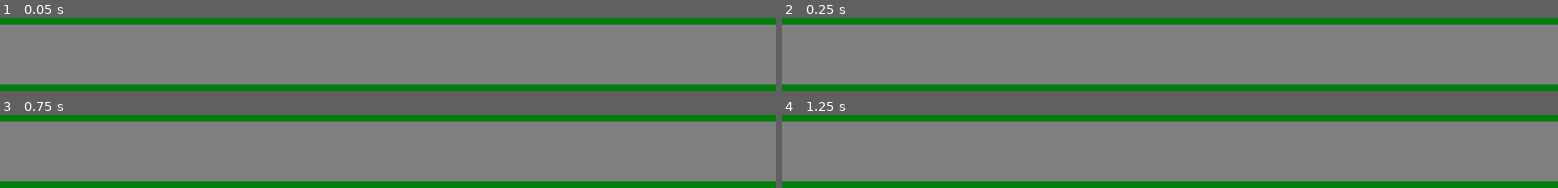
Above: before the commit, frames 1-4 (two rows, left to right).
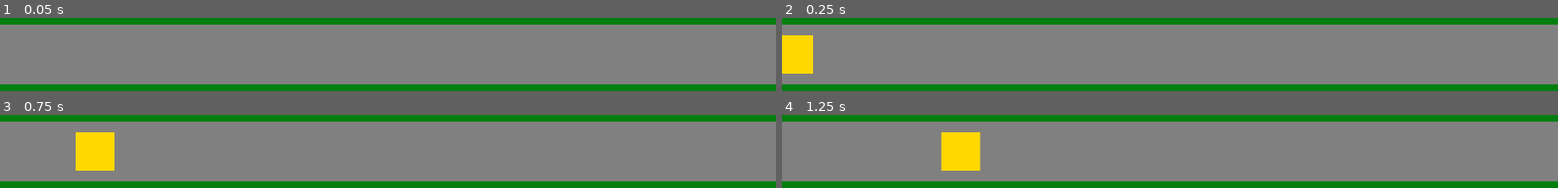
Above: after the commit, the same moments.

Repository: phrasmotica/godot-tower-defence
Game: Godot game, scene res://scenes/game.tscn
Two runs of this game, one before a commit and one after it. Both use one fixed random seed, a clock stepped at 60 frames per second and the inputs below.
Inputs:
- Up to frame 1 (0.05 s): no input
- Up to frame 2 (0.25 s): no input
- Up to frame 3 (0.75 s): no input
- Up to frame 4 (1.25 s): no input

Frame 1 is identical in both runs. In frame 2, 2.1% of the frame differs, in the area x 0-4%, y 23-77%; in frame 3, 2.6%; in frame 4, 2.7%, in the area x 20-26%, y 23-77%.

Commit message:
Create enemy scene and make it move along its parent path

Diff:
--- /dev/null
+++ b/scenes/enemy_1.tscn
@@ -0,0 +1,27 @@
+[gd_scene load_steps=5 format=3 uid="uid://buo64r0x83gru"]
+
+[ext_resource type="Texture2D" uid="uid://da1oud3sx5goq" path="res://assets/sprites/enemy1.jpg" id="1_fkgmj"]
+[ext_resource type="Script" path="res://scripts/enemy.gd" id="1_mx3jq"]
+
+[sub_resource type="AtlasTexture" id="AtlasTexture_t5xpf"]
+atlas = ExtResource("1_fkgmj")
+region = Rect2(0, 0, 64, 64)
+
+[sub_resource type="SpriteFrames" id="SpriteFrames_rm0dq"]
+animations = [{
+"frames": [{
+"duration": 1.0,
+"texture": SubResource("AtlasTexture_t5xpf")
+}],
+"loop": true,
+"name": &"default",
+"speed": 5.0
+}]
+
+[node name="Enemy1" type="PathFollow2D"]
+loop = false
+script = ExtResource("1_mx3jq")
+starting_health = 5
+
+[node name="AnimatedSprite2D" type="AnimatedSprite2D" parent="."]
+sprite_frames = SubResource("SpriteFrames_rm0dq")
--- a/scenes/game.tscn
+++ b/scenes/game.tscn
@@ -1,6 +1,7 @@
-[gd_scene load_steps=4 format=3 uid="uid://dgtufrjl0qobf"]
+[gd_scene load_steps=5 format=3 uid="uid://dgtufrjl0qobf"]
 
 [ext_resource type="Texture2D" uid="uid://b88llhfu10tyh" path="res://assets/sprites/path.jpg" id="1_hvnhp"]
+[ext_resource type="PackedScene" uid="uid://buo64r0x83gru" path="res://scenes/enemy_1.tscn" id="2_s70yg"]
 
 [sub_resource type="RectangleShape2D" id="RectangleShape2D_158o4"]
 size = Vector2(1280, 100)
@@ -28,3 +29,7 @@
 
 [node name="PathWaypoints" type="Path2D" parent="Background"]
 curve = SubResource("Curve2D_0uew2")
+
+[node name="Enemy1" parent="Background/PathWaypoints" instance=ExtResource("2_s70yg")]
+position = Vector2(-50, 360)
+movement_speed = 0.2
--- /dev/null
+++ b/scripts/enemy.gd
@@ -0,0 +1,10 @@
+extends PathFollow2D
+
+@export_range(0.1, 0.2)
+var movement_speed: float
+
+func _process(delta):
+	move(delta)
+
+func move(delta):
+	progress_ratio += movement_speed * delta
